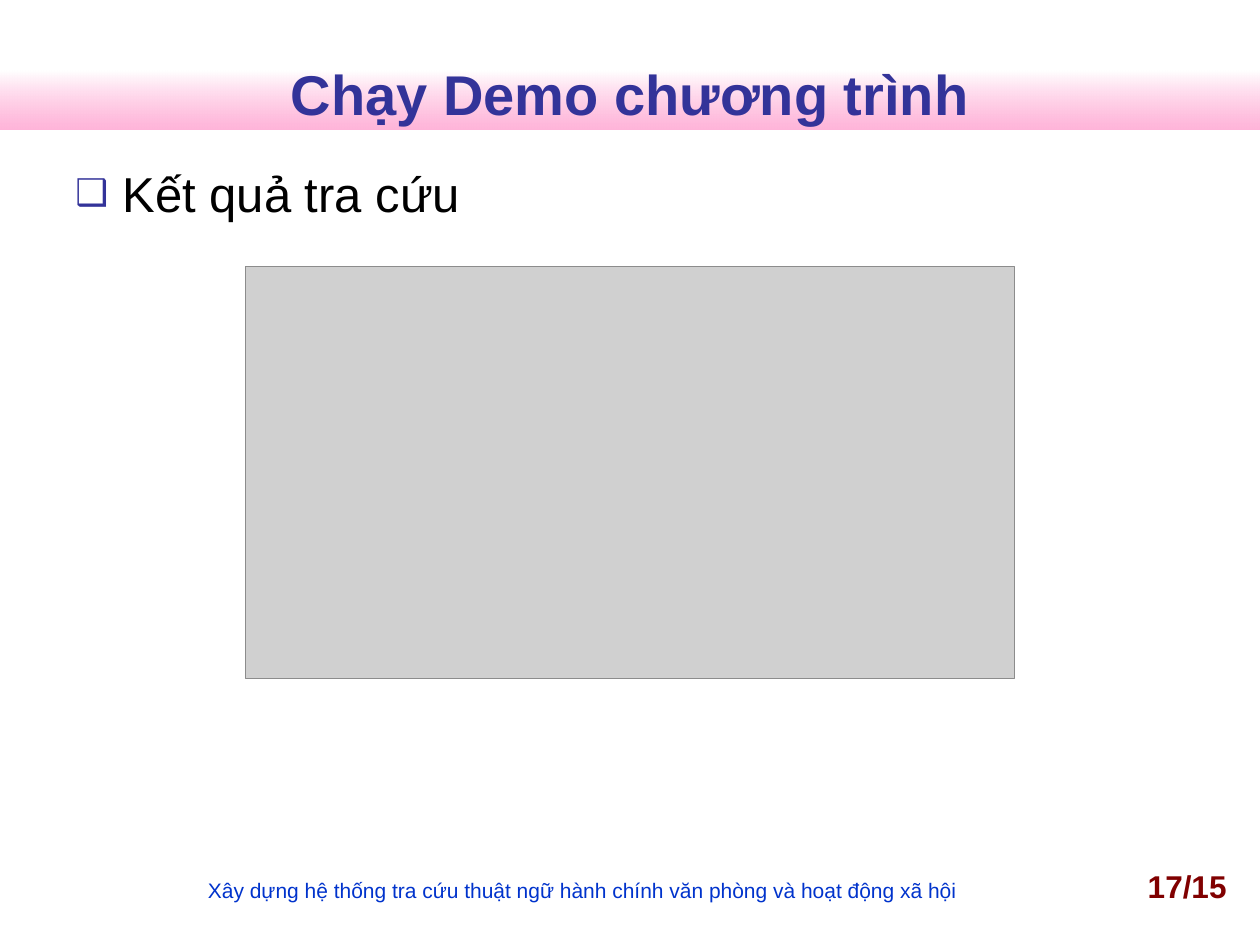
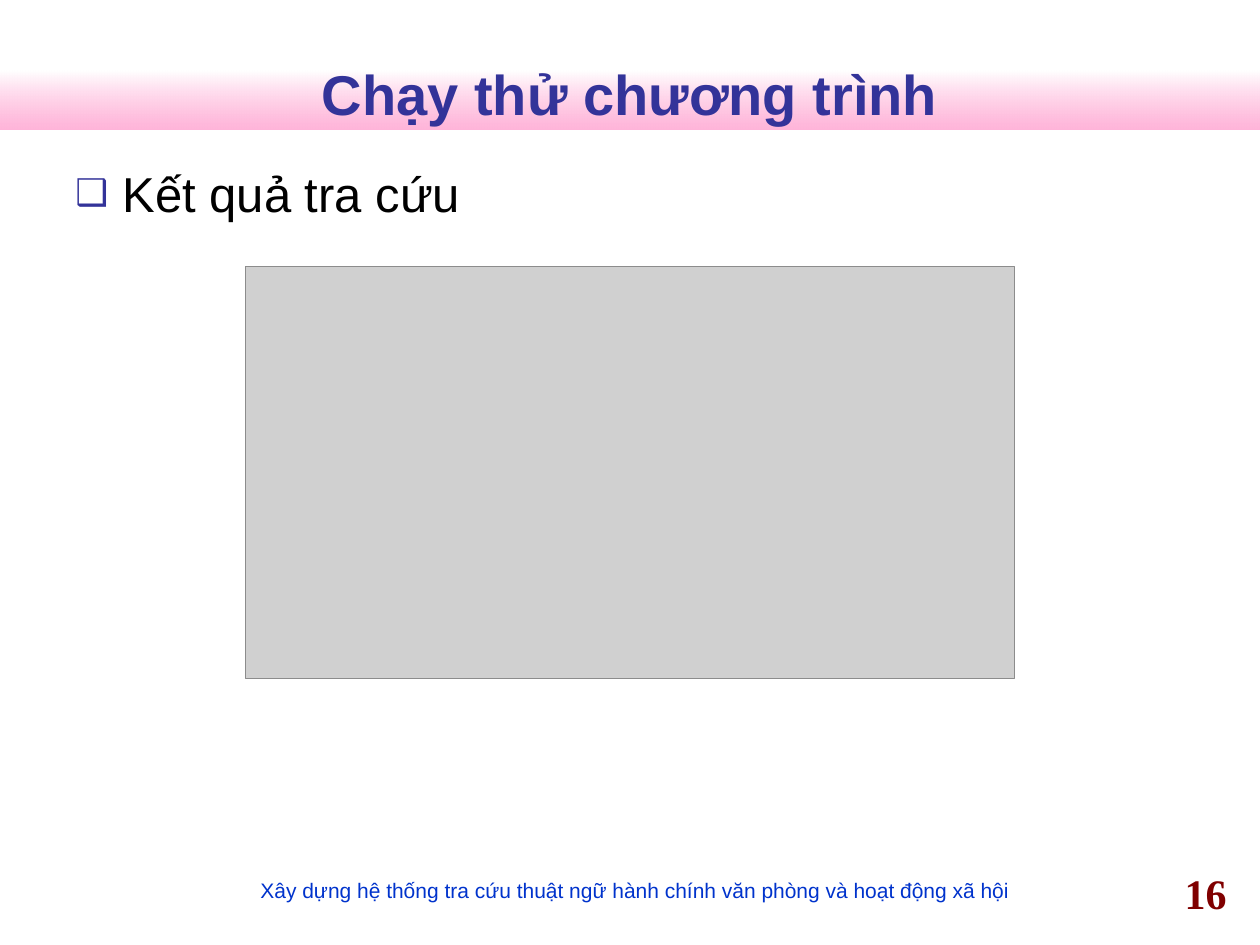
Before and after one commit to nguyentk90/tra-cuu-thuat-ngu-hanh-chinh, a slide deck: slide 16 of Documents/slideN2013.ppt (slide 17 before the commit). Drawn at 1260x945 pixels with LibreOffice and Linux fonts; fonts in the diff are those of the drawing; grey boxes stand for pictures; background and template pictures are left out. Boxes give left, top, right and bottom in pixels: in the first picture for what was removed or moved away, otherwise in the second. Text is boxed around its words. In the diff, an @@ line names an element or a change of style, - is before the commit and + after.

```diff
--- a/Documents/slideN2013.ppt
+++ b/Documents/slideN2013.ppt
@@ title at (322,71,937,126): text changed @@
-Chạy Demo chương trình
+Chạy thử chương trình
@@ text "Xây dựng hệ thống tra ...": place and size @@
-text "Xây dựng hệ thống tra ..." at (208,882,956,903)
+text "Xây dựng hệ thống tra ..." at (260,882,1009,903)
@@ page number at (1185,881,1227,910): text changed; size 18 to 24 pt; font Arial to Times New Roman @@
-17/15
+16
```
Also in this commit, not shown: 14 other slides changed, 2 slides added, 3 slides removed, 1 other file.
